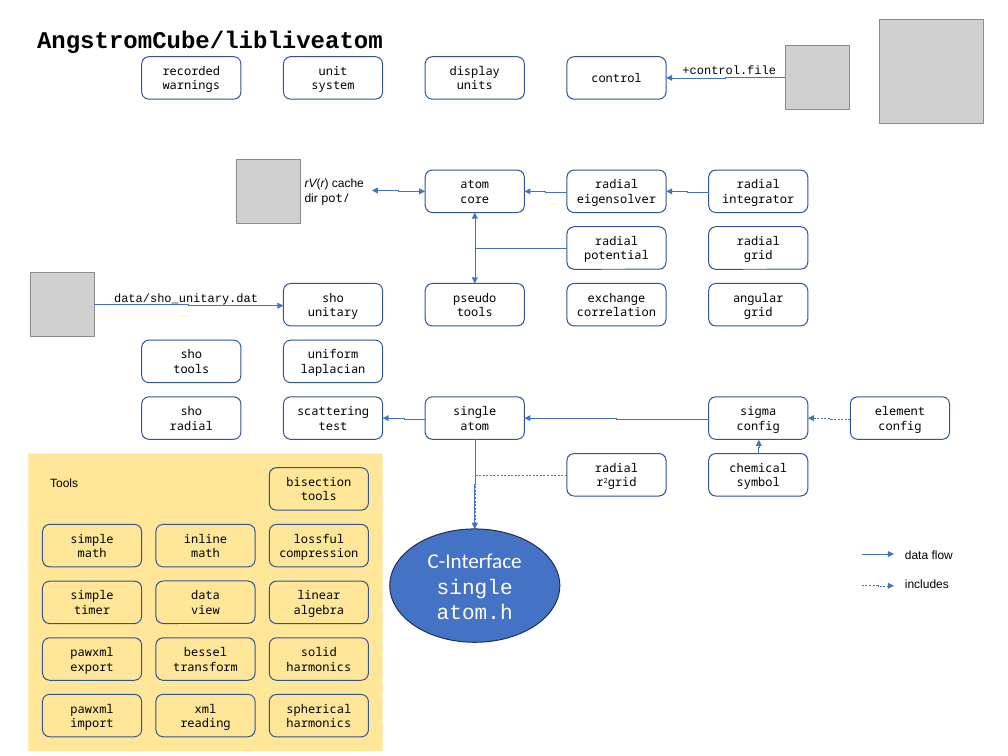
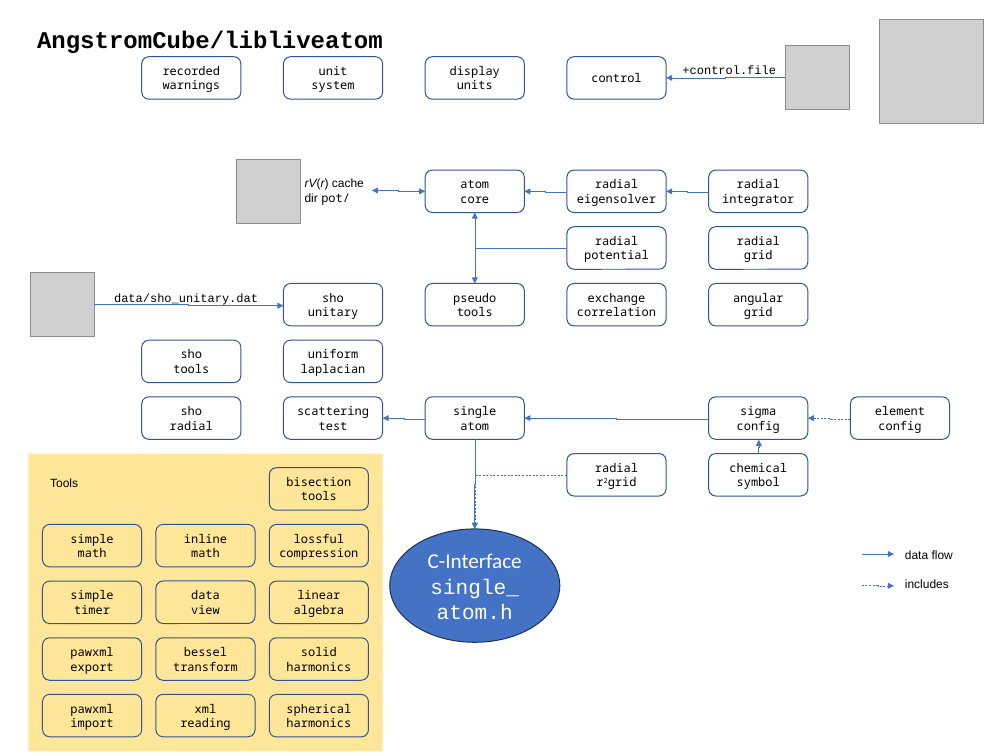
Before and after one commit to real-space/AngstromCube, a slide deck: slide 1 of doc/big_picture.pptx. Drawn at 1008x756 pixels with LibreOffice and Linux fonts; fonts in the diff are those of the drawing; grey boxes stand for pictures. Boxes give left, top, right and bottom in pixels: in the first picture for what was removed or moved away, otherwise in the second. Text is boxed around its words. In the diff, an @@ line names an element or a change of style, - is before the commit and + after.

```diff
--- a/doc/big_picture.pptx
+++ b/doc/big_picture.pptx
@@ text in ellipse at [428, 553, 522, 619]: text changed @@
-C-Interface
-single
-atom.h
+C-Interface
+single_
+atom.h
```
Also in this commit, not shown: 1 other slide changed, 2 other files.
